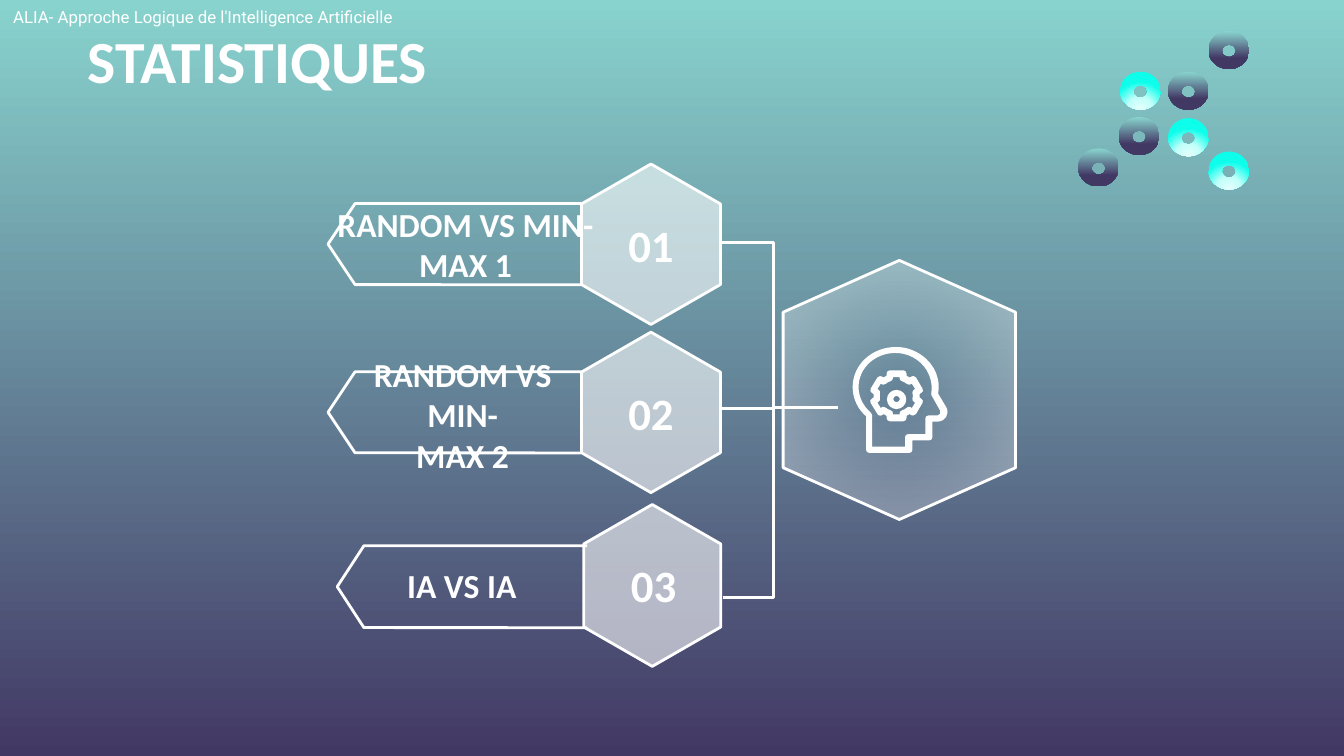
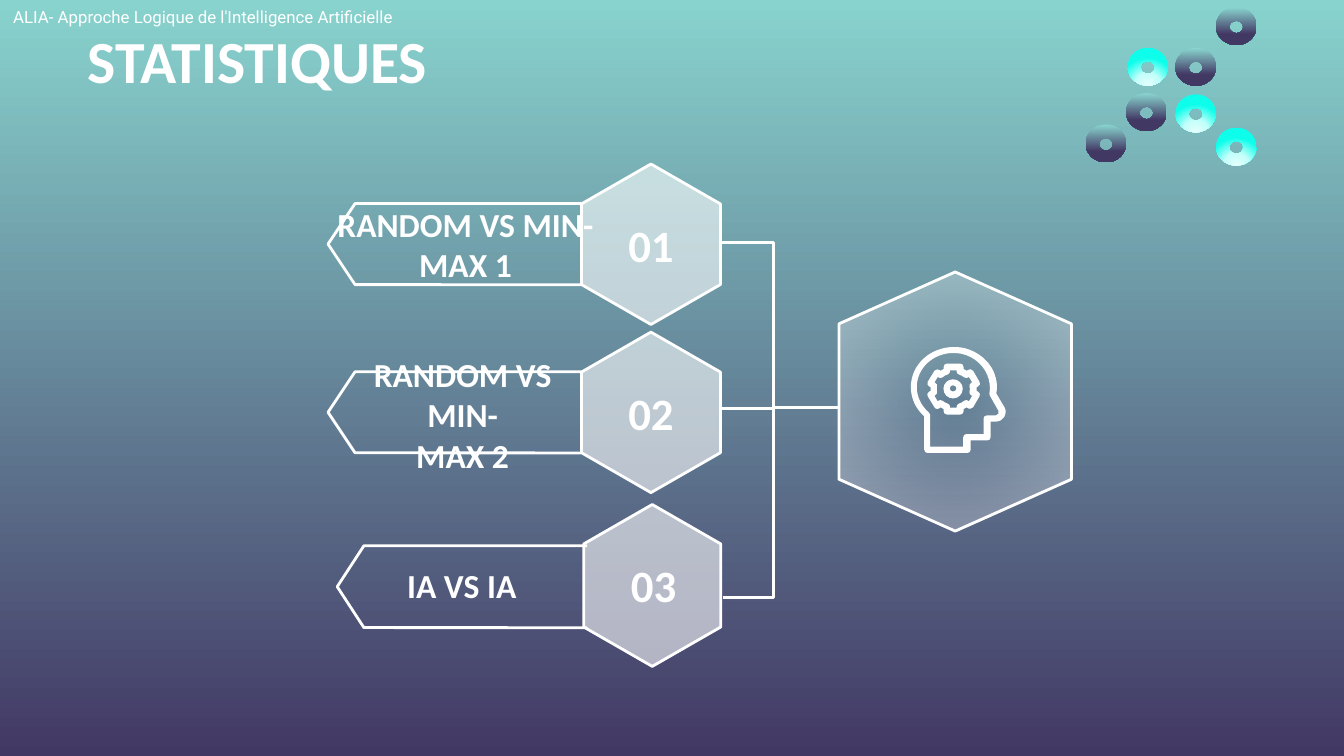
Before and after one commit to mguillevic/Othello, a slide deck: slide 14 of ALIA_Othello FINAL.pptx. Drawn at 1344x756 pixels with LibreOffice and Linux fonts; fonts in the diff are those of the drawing; background and template pictures are left out. Boxes give left, top, right and bottom in pixels: in the first picture for what was removed or moved away, otherwise in the second. Text is boxed around its words. In the diff, an @@ line names an element or a change of style, - is before the commit and + after.

```diff
--- a/ALIA_Othello FINAL.pptx
+++ b/ALIA_Othello FINAL.pptx
@@ 7 freeform shapes: place and size @@
-7 freeform shapes at bbox=[1078, 31, 1249, 190]
+7 freeform shapes at bbox=[1086, 7, 1257, 165]
@@ flow chart preparation: place and size @@
-flow chart preparation at bbox=[784, 261, 1016, 520]
+flow chart preparation at bbox=[839, 271, 1071, 531]
@@ freeform shape: place and size @@
-freeform shape at bbox=[852, 347, 949, 453]
+freeform shape at bbox=[911, 347, 1008, 453]
@@ freeform shape: place and size @@
-freeform shape at bbox=[870, 371, 923, 422]
+freeform shape at bbox=[926, 364, 980, 415]
@@ freeform shape: place and size @@
-freeform shape at bbox=[887, 390, 906, 409]
+freeform shape at bbox=[943, 379, 962, 398]
```
Also in this commit, not shown: 4 other slides changed.
